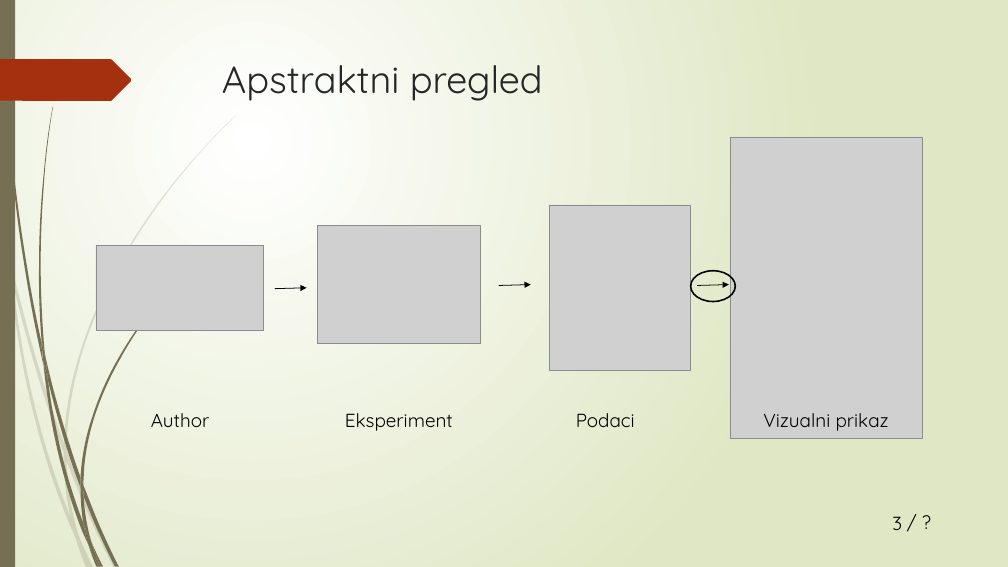
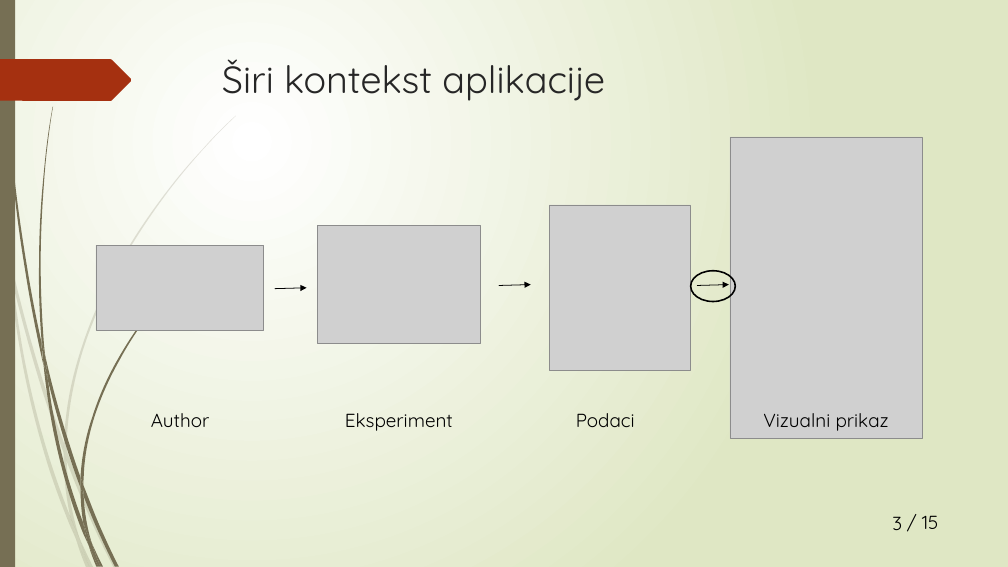
Before and after one commit to RokiFoki/Diplomski, a slide deck: slide 3 of Prezentacija.pptx. Drawn at 1008x567 pixels with LibreOffice and Linux fonts; fonts in the diff are those of the drawing; grey boxes stand for pictures. Boxes give left, top, right and bottom in pixels: in the first picture for what was removed or moved away, otherwise in the second. Text is boxed around its words. In the diff, an @@ line names an element or a change of style, - is before the commit and + after.

```diff
--- a/Prezentacija.pptx
+++ b/Prezentacija.pptx
@@ title at bbox=[222, 59, 605, 101]: text changed @@
-Apstraktni pregled
+Širi kontekst aplikacije
@@ text removed at bbox=[900, 507, 954, 537] @@
-/ ?
@@ text added at bbox=[922, 515, 939, 529], 18 pt, text #000000 @@
+/ 15
```
Also in this commit, not shown: 5 other slides changed, 8 slides added, 2 slides removed, 28 other files.
